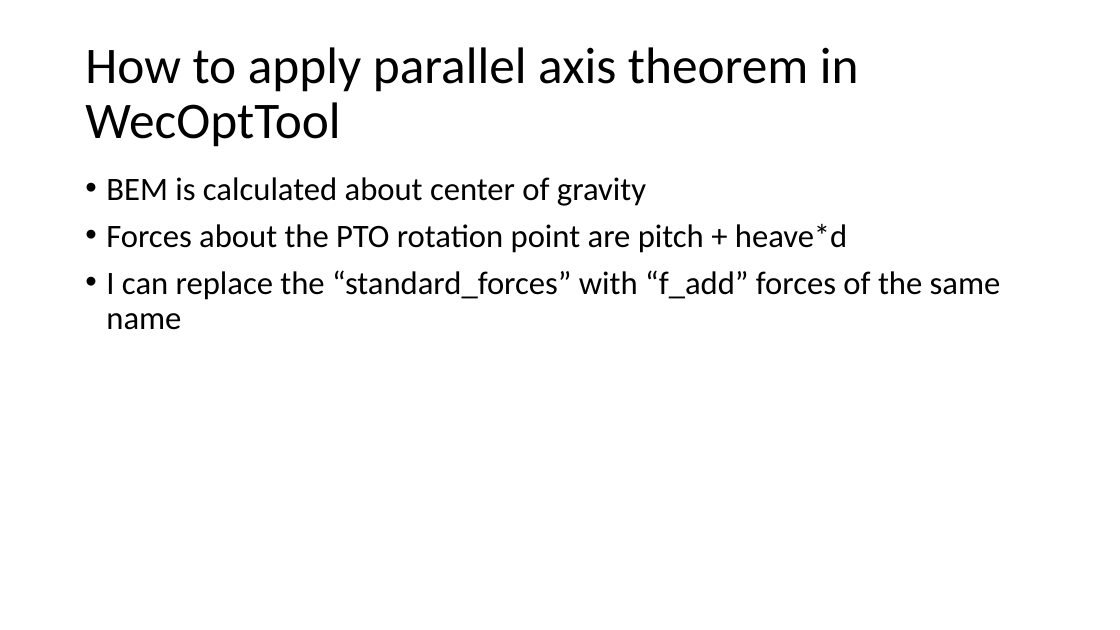
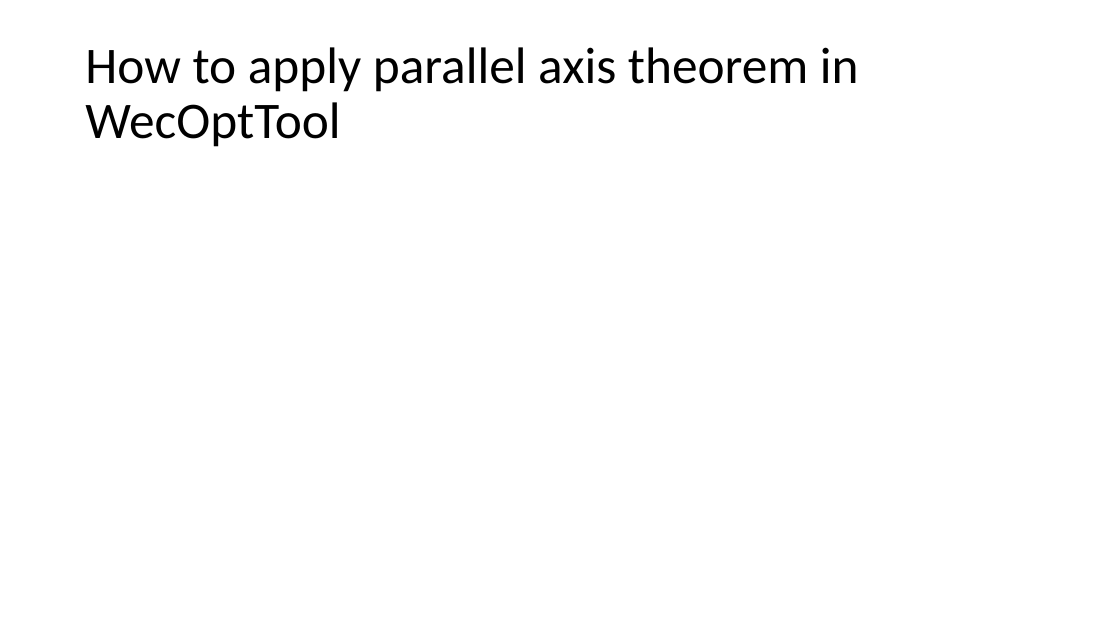
Before and after one commit to jtgrasb/WecOptTool, a slide deck: slide 4 of examples/attenuatorInWOT.pptx (slide 5 before the commit). Drawn at 1120x630 pixels with LibreOffice and Linux fonts; fonts in the diff are those of the drawing; grey boxes stand for pictures. Boxes give left, top, right and bottom in pixels: in the first picture for what was removed or moved away, otherwise in the second. Text is boxed around its words. In the diff, an @@ line names an element or a change of style, - is before the commit and + after.

```diff
--- a/examples/attenuatorInWOT.pptx
+++ b/examples/attenuatorInWOT.pptx
@@ text removed at bbox=[106, 177, 1001, 330] @@
-• BEM is calculated about center of gravity
-• Forces about the PTO rotation point are pitch + heave*d
-• I can replace the “standard_forces” with “f_add” forces of the same name
```
Also in this commit, not shown: 1 slide added, 1 slide removed, 3 other files.
